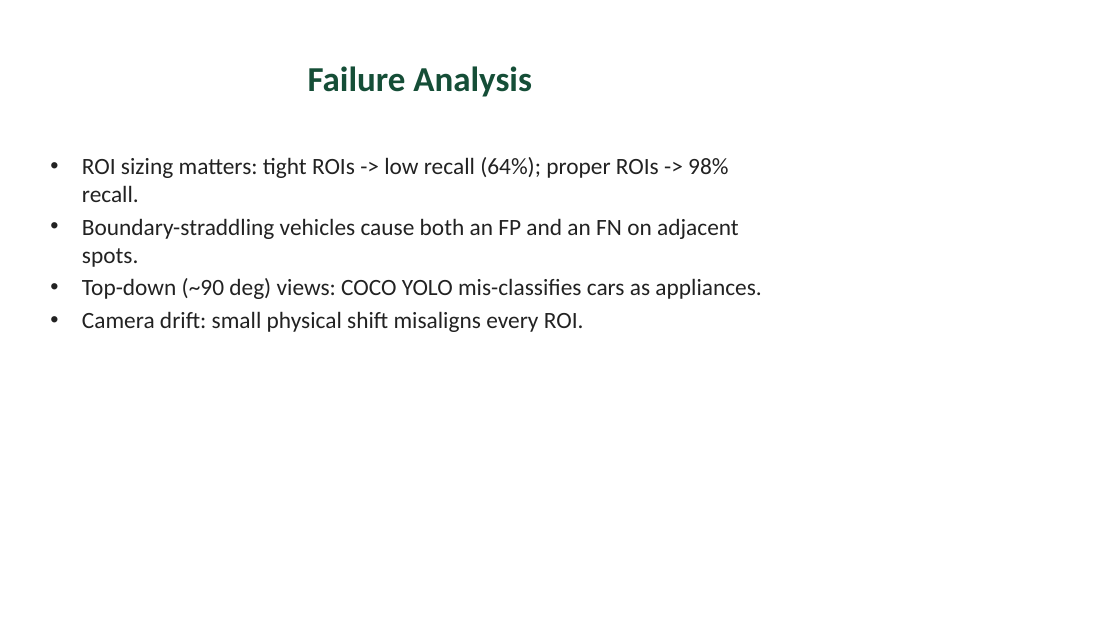
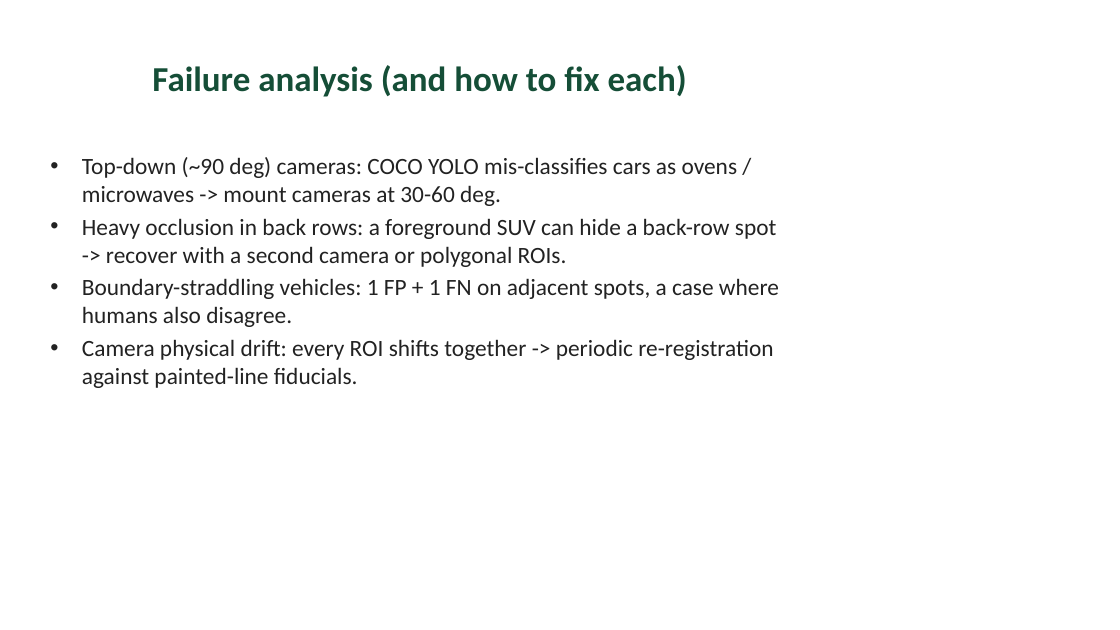
Before and after one commit to Eswar-deep/CV-assignment, a slide deck: slide 9 of presentation/slides.pptx (slide 8 before the commit). Drawn at 1120x630 pixels with LibreOffice and Linux fonts; fonts in the diff are those of the drawing. Boxes give left, top, right and bottom in pixels: in the first picture for what was removed or moved away, otherwise in the second. Text is boxed around its words. In the diff, an @@ line names an element or a change of style, - is before the commit and + after.

```diff
--- a/presentation/slides.pptx
+++ b/presentation/slides.pptx
@@ title at (152,65,687,97): text changed @@
-Failure Analysis
+Failure analysis (and how to fix each)
@@ text at (82,157,779,388): text changed @@
-• ROI sizing matters: tight ROIs -> low recall (64%); proper ROIs -> 98% recall.
-• Boundary-straddling vehicles cause both an FP and an FN on adjacent spots.
-• Top-down (~90 deg) views: COCO YOLO mis-classifies cars as appliances.
-• Camera drift: small physical shift misaligns every ROI.
+• Top-down (~90 deg) cameras: COCO YOLO mis-classifies cars as ovens / microwaves -> mount cameras at 30-60 deg.
+• Heavy occlusion in back rows: a foreground SUV can hide a back-row spot -> recover with a second camera or polygonal ROIs.
+• Boundary-straddling vehicles: 1 FP + 1 FN on adjacent spots, a case where humans also disagree.
+• Camera physical drift: every ROI shifts together -> periodic re-registration against painted-line fiducials.
```
Also in this commit, not shown: 6 other slides changed, 4 slides added, 3 slides removed, 10 other files.
